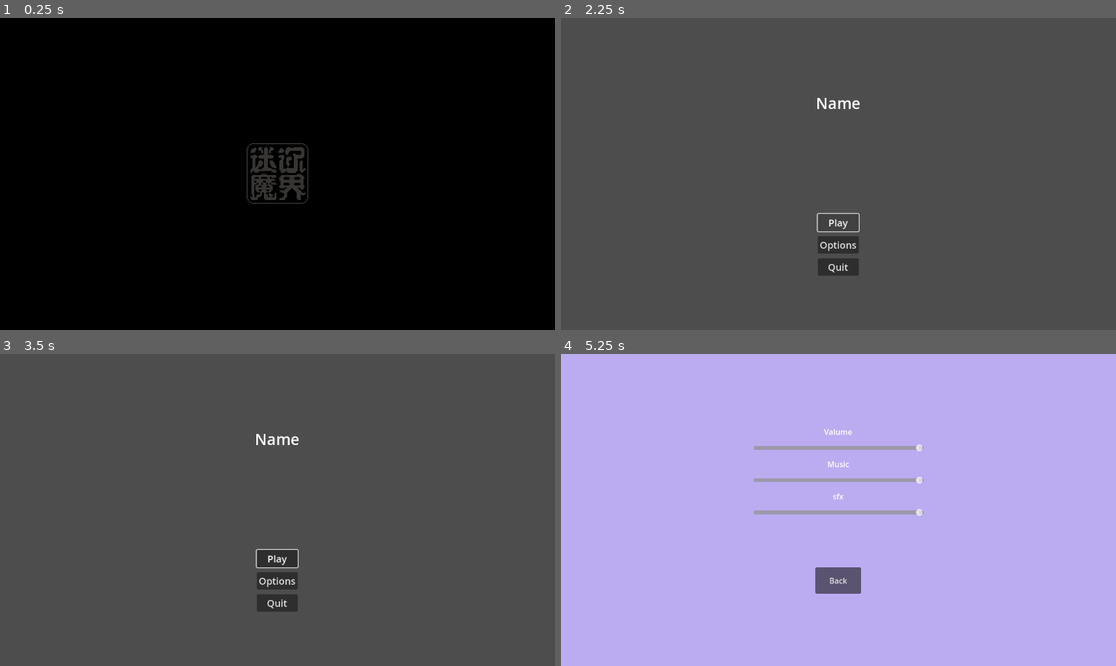
Above: before the commit, frames 1-4 (two rows, left to right).
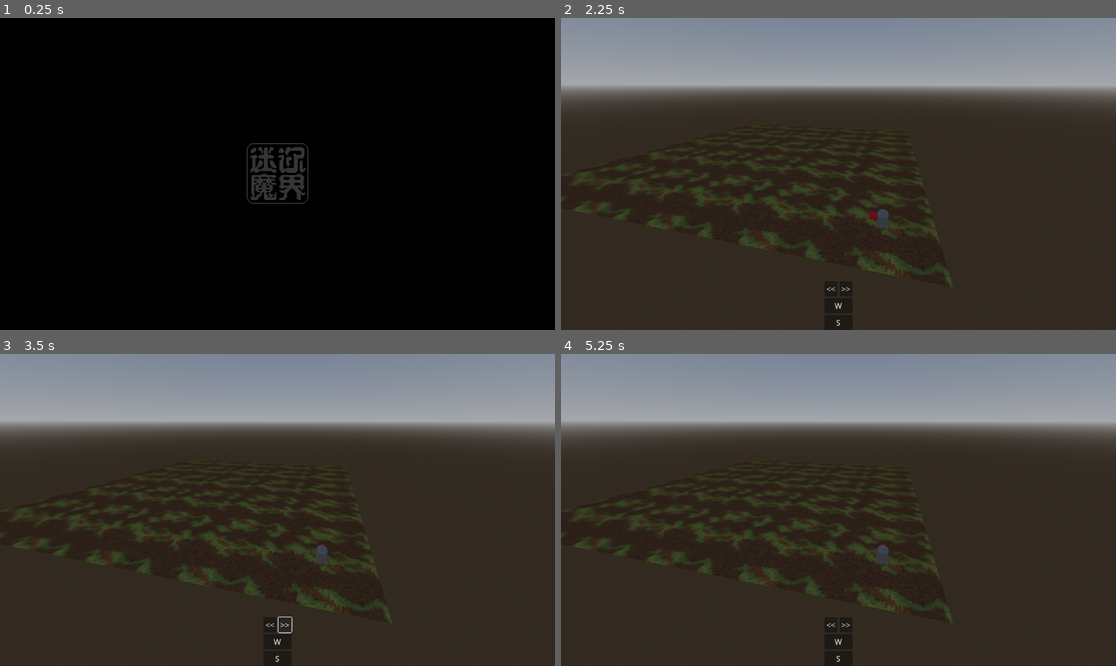
Above: after the commit, the same moments.

Repository: vinelin/godot-Booom
Game: Godot game, scene res://scenes/level/level_1/level_1.tscn
Same seed, same stepped clock (60 frames per second), same inputs: the game is played once before the commit and once after it. Before the commit the project starts from res://globals/transitions/scene_transition.tscn.
Inputs (mouse positions are in pixels of both pictures, inside the frame that each line leads up to):
- Up to frame 1 (0.25 s): no input
- Up to frame 2 (2.25 s): click (832, 289) at 0.5 s, where only the run after the commit has a clickable "<<"; click "Play" at 1.25 s; click "Play" at 2 s
- Up to frame 3 (3.5 s): click (283, 625) at 2.75 s, where only the run after the commit has a clickable ">>"
- Up to frame 4 (5.25 s): click (838, 641) at 3.5 s, where only the run after the commit has a clickable "W"; click (838, 659) at 4.25 s, where only the run after the commit has a clickable "S"; click (838, 581) at 5 s, where only the run before the commit has a clickable "Options"

The runs differ from the first frame. In frame 2, 96% of the frame differs, in the area x 0-100%, y 0-100%; in frame 3, 96%; in frame 4, 100%.

Commit message:
[feat] Basic tiles generation and player movement.

Diff:
--- /dev/null
+++ b/Project_1/CharacterBody3D.gd
@@ -0,0 +1,31 @@
+extends CharacterBody3D
+
+
+const SPEED = 5.0
+const JUMP_VELOCITY = 4.5
+
+# Get the gravity from the project settings to be synced with RigidBody nodes.
+var gravity = ProjectSettings.get_setting("physics/3d/default_gravity")
+
+
+func _physics_process(delta):
+	# Add the gravity.
+	if not is_on_floor():
+		velocity.y -= gravity * delta
+
+	# Handle jump.
+	if Input.is_action_just_pressed("ui_accept") and is_on_floor():
+		velocity.y = JUMP_VELOCITY
+
+	# Get the input direction and handle the movement/deceleration.
+	# As good practice, you should replace UI actions with custom gameplay actions.
+	var input_dir = Input.get_vector("ui_left", "ui_right", "ui_up", "ui_down")
+	var direction = (transform.basis * Vector3(input_dir.x, 0, input_dir.y)).normalized()
+	if direction:
+		velocity.x = direction.x * SPEED
+		velocity.z = direction.z * SPEED
+	else:
+		velocity.x = move_toward(velocity.x, 0, SPEED)
+		velocity.z = move_toward(velocity.z, 0, SPEED)
+
+	move_and_slide()
--- /dev/null
+++ b/Project_1/entities/environment/floor/floor.tscn
@@ -0,0 +1,12 @@
+[gd_scene load_steps=3 format=3 uid="uid://ch5p3jyloybup"]
+
+[ext_resource type="Texture2D" uid="uid://dgh1fpgfwc5yn" path="res://entities/environment/floor/temp_1.jpg" id="1_n2dl2"]
+
+[sub_resource type="StandardMaterial3D" id="StandardMaterial3D_qv636"]
+albedo_texture = ExtResource("1_n2dl2")
+
+[node name="floor" type="CSGBox3D"]
+transform = Transform3D(1, 0, 0, 0, 1, 0, 0, 0, 1, 0, -1.6, 0)
+material_override = SubResource("StandardMaterial3D_qv636")
+use_collision = true
+size = Vector3(10, 0.002, 10)
--- /dev/null
+++ b/Project_1/entities/environment/wall_test/wall_test.tscn
@@ -0,0 +1,20 @@
+[gd_scene load_steps=5 format=3 uid="uid://dc6xclnxma74t"]
+
+[ext_resource type="Texture2D" uid="uid://dgh1fpgfwc5yn" path="res://entities/environment/floor/temp_1.jpg" id="1_13ai3"]
+
+[sub_resource type="BoxShape3D" id="BoxShape3D_5w7d0"]
+
+[sub_resource type="StandardMaterial3D" id="StandardMaterial3D_leyff"]
+albedo_texture = ExtResource("1_13ai3")
+
+[sub_resource type="BoxMesh" id="BoxMesh_4rc43"]
+
+[node name="wall_test" type="RigidBody3D"]
+
+[node name="CollisionShape3D" type="CollisionShape3D" parent="."]
+shape = SubResource("BoxShape3D_5w7d0")
+
+[node name="MeshInstance3D" type="MeshInstance3D" parent="."]
+transform = Transform3D(10, 0, 0, 0, 3, 0, 0, 0, 1, 0, 0, 0)
+material_override = SubResource("StandardMaterial3D_leyff")
+mesh = SubResource("BoxMesh_4rc43")
--- /dev/null
+++ b/Project_1/entities/player/player.gd
@@ -0,0 +1,67 @@
+extends CharacterBody3D
+
+const SPEED: float = 5.0
+const DIRECTION: Array = ["N", "E", "S", "W"]
+const DIR_VECTOR: Dictionary = {"N": Vector3(0, 0, -1),
+								"E": Vector3(1, 0, 0),
+								"S": Vector3(0, 0, 1),
+								"W": Vector3(-1, 0, 0)}
+
+@onready var is_moving: bool = false
+@onready var destination: Vector3 = self.position
+@onready var cur_pos: Vector3 = get_parent().player_pos
+@onready var cur_direction: String = DIRECTION[0]
+
+# Get the gravity from the project settings to be synced with RigidBody nodes.
+var gravity = ProjectSettings.get_setting("physics/3d/default_gravity")
+
+func _process(delta):
+	pass
+
+func _physics_process(delta):
+	# Add the gravity.
+	if not is_on_floor():
+		velocity.y -= gravity * delta
+
+	# Moving.
+	if is_moving and self.position != destination:
+		self.position = self.position.move_toward(destination, 1.0)
+	if self.position == destination:
+		is_moving = false
+
+	# TODO: Rotating.
+	move_and_slide()
+
+func _turn_direction(direction: int):
+	var _cur_index = DIRECTION.find(cur_direction)
+	if _cur_index + direction < 0:
+		cur_direction = DIRECTION[-1]
+	elif _cur_index + direction > len(DIRECTION) - 1:
+		cur_direction = DIRECTION[0]
+	else:
+		cur_direction = DIRECTION[_cur_index + direction]
+	print(cur_direction)
+
+func _on_btn_forward_pressed():
+	if not is_moving:
+		is_moving = true
+		destination = self.position + 5 * DIR_VECTOR[cur_direction]
+
+func _on_btn_backward_pressed():
+	if not is_moving:
+		is_moving = true
+		destination = self.position - 5 * DIR_VECTOR[cur_direction]
+
+func _on_btn_left_pressed():
+	if not is_moving:
+		is_moving = true
+		rotate_y(PI/2)
+		_turn_direction(-1)
+		# TODO: await and reset is_moving
+
+func _on_btn_right_pressed():
+	if not is_moving:
+		is_moving = true
+		rotate_y(-PI/2)
+		_turn_direction(1)
+		# TODO: await and reset is_moving
--- /dev/null
+++ b/Project_1/entities/player/player.tscn
@@ -0,0 +1,78 @@
+[gd_scene load_steps=6 format=3 uid="uid://dmdvyspy6prrm"]
+
+[ext_resource type="Script" path="res://entities/player/player.gd" id="1_8d4x2"]
+
+[sub_resource type="CapsuleShape3D" id="CapsuleShape3D_ih4k0"]
+
+[sub_resource type="CapsuleMesh" id="CapsuleMesh_25ila"]
+
+[sub_resource type="StandardMaterial3D" id="StandardMaterial3D_uxsxn"]
+albedo_color = Color(1, 0.12549, 0.172549, 1)
+
+[sub_resource type="BoxMesh" id="BoxMesh_pvf2p"]
+material = SubResource("StandardMaterial3D_uxsxn")
+size = Vector3(0.5, 0.5, 1)
+
+[node name="player" type="CharacterBody3D"]
+script = ExtResource("1_8d4x2")
+
+[node name="CollisionShape3D" type="CollisionShape3D" parent="."]
+shape = SubResource("CapsuleShape3D_ih4k0")
+
+[node name="MeshInstance3D" type="MeshInstance3D" parent="."]
+mesh = SubResource("CapsuleMesh_25ila")
+
+[node name="MeshInstance3D2" type="MeshInstance3D" parent="."]
+transform = Transform3D(1, 0, 0, 0, 1, 0, 0, 0, 1, 0, 0.281386, -0.612657)
+mesh = SubResource("BoxMesh_pvf2p")
+
+[node name="SubViewportContainer" type="SubViewportContainer" parent="."]
+anchors_preset = 15
+anchor_right = 1.0
+anchor_bottom = 1.0
+grow_horizontal = 2
+grow_vertical = 2
+stretch = true
+
+[node name="SubViewport" type="SubViewport" parent="SubViewportContainer"]
+transparent_bg = true
+handle_input_locally = false
+size = Vector2i(1152, 648)
+render_target_update_mode = 4
+
+[node name="VBoxContainer" type="VBoxContainer" parent="SubViewportContainer/SubViewport"]
+anchors_preset = 7
+anchor_left = 0.5
+anchor_top = 1.0
+anchor_right = 0.5
+anchor_bottom = 1.0
+offset_left = -29.0
+offset_top = -101.0
+offset_right = 29.0
+grow_horizontal = 2
+grow_vertical = 0
+size_flags_horizontal = 4
+
+[node name="HBoxContainer" type="HBoxContainer" parent="SubViewportContainer/SubViewport/VBoxContainer"]
+layout_mode = 2
+
+[node name="btn_left" type="Button" parent="SubViewportContainer/SubViewport/VBoxContainer/HBoxContainer"]
+layout_mode = 2
+text = "<<"
+
+[node name="btn_right" type="Button" parent="SubViewportContainer/SubViewport/VBoxContainer/HBoxContainer"]
+layout_mode = 2
+text = ">>"
+
+[node name="btn_forward" type="Button" parent="SubViewportContainer/SubViewport/VBoxContainer"]
+layout_mode = 2
+text = "W"
+
+[node name="btn_backward" type="Button" parent="SubViewportContainer/SubViewport/VBoxContainer"]
+layout_mode = 2
+text = "S"
+
+[connection signal="pressed" from="SubViewportContainer/SubViewport/VBoxContainer/HBoxContainer/btn_left" to="." method="_on_btn_left_pressed"]
+[connection signal="pressed" from="SubViewportContainer/SubViewport/VBoxContainer/HBoxContainer/btn_right" to="." method="_on_btn_right_pressed"]
+[connection signal="pressed" from="SubViewportContainer/SubViewport/VBoxContainer/btn_forward" to="." method="_on_btn_forward_pressed"]
+[connection signal="pressed" from="SubViewportContainer/SubViewport/VBoxContainer/btn_backward" to="." method="_on_btn_backward_pressed"]
--- /dev/null
+++ b/Project_1/globals/move_panel/move_panel.gd
@@ -0,0 +1,15 @@
+extends Control
+
+
+# Called when the node enters the scene tree for the first time.
+func _ready():
+	pass # Replace with function body.
+
+
+# Called every frame. 'delta' is the elapsed time since the previous frame.
+func _process(delta):
+	pass
+
+
+func _on_btn_forward_pressed():
+	pass
--- /dev/null
+++ b/Project_1/globals/move_panel/move_panel.tscn
@@ -0,0 +1,12 @@
+[gd_scene load_steps=2 format=3 uid="uid://cw3uxna5vekh0"]
+
+[ext_resource type="Script" path="res://globals/move_panel/move_panel.gd" id="1_n8ylm"]
+
+[node name="move_panel" type="CanvasLayer"]
+script = ExtResource("1_n8ylm")
+
+[node name="btn_forward" type="Button" parent="."]
+offset_right = 8.0
+offset_bottom = 8.0
+
+[connection signal="pressed" from="btn_forward" to="." method="_on_btn_forward_pressed"]
--- a/Project_1/project.godot
+++ b/Project_1/project.godot
@@ -11,7 +11,7 @@
 [application]
 
 config/name="Project 1"
-run/main_scene="res://globals/transitions/scene_transition.tscn"
+run/main_scene="res://scenes/level/level_1/level_1.tscn"
 config/features=PackedStringArray("4.2", "Forward Plus")
 config/icon="res://icon.svg"
 
--- a/Project_1/scenes/gui/main_menu/main_menu.gd
+++ b/Project_1/scenes/gui/main_menu/main_menu.gd
@@ -15,6 +15,7 @@
 
 func _on_btn_play_pressed():
 	sfx_pressed.play()
+	get_tree().change_scene_to_file("res://scenes/level/level_1/level_1.tscn")
 
 func _on_btn_options_pressed():
 	sfx_pressed.play()
--- /dev/null
+++ b/Project_1/scenes/level/level_1/level_1.gd
@@ -0,0 +1,25 @@
+extends Node3D
+
+@onready var player_pos: Vector3 = Vector3(0, 0, 0)
+@onready var map: Array = [0, 0, 0, 0, 0]
+
+func _ready():
+	# Set the map matrix. Width then Height.
+	for x in range(len(map)):
+		map[x]=[0, 0, 0, 0, 0]
+		for y in range(len(map[x])):
+			map[x][y]=0
+	print(map)
+
+	# Instantiate floors
+	for x in range(len(map)):
+		for y in range(len(map[x])):
+			if map[x][y] == 0:
+				_add_floor(player_pos + Vector3(x * 10, 0, y * -10), "floor.tscn")
+	#for _i in self.get_children():
+		#print(_i)
+
+func _add_floor(pos: Vector3, type: String):
+	var floor = load("res://entities/environment/floor/" + type).instantiate()
+	floor.position = pos
+	self.add_child(floor)
--- /dev/null
+++ b/Project_1/scenes/level/level_1/level_1.tscn
@@ -0,0 +1,25 @@
+[gd_scene load_steps=6 format=3 uid="uid://c1mpy5lsi3mde"]
+
+[ext_resource type="Script" path="res://scenes/level/level_1/level_1.gd" id="1_56ln1"]
+[ext_resource type="PackedScene" uid="uid://dmdvyspy6prrm" path="res://entities/player/player.tscn" id="1_67t1i"]
+
+[sub_resource type="ProceduralSkyMaterial" id="ProceduralSkyMaterial_p06cv"]
+
+[sub_resource type="Sky" id="Sky_ta0we"]
+sky_material = SubResource("ProceduralSkyMaterial_p06cv")
+
+[sub_resource type="Environment" id="Environment_5wb3e"]
+background_mode = 2
+sky = SubResource("Sky_ta0we")
+
+[node name="level_1" type="Node3D"]
+script = ExtResource("1_56ln1")
+
+[node name="player" parent="." instance=ExtResource("1_67t1i")]
+transform = Transform3D(1, 0, 0, 0, 1, 0, 0, 0, 1, 0, 0.5, 0)
+
+[node name="WorldEnvironment" type="WorldEnvironment" parent="."]
+environment = SubResource("Environment_5wb3e")
+
+[node name="Camera3D" type="Camera3D" parent="."]
+transform = Transform3D(0.241887, 0.388946, -0.888939, 0.00146826, 0.915996, 0.401184, 0.970303, -0.0983462, 0.220996, -15.5234, 11.885, 0.0165192)
Binary file added: Project_1/entities/environment/floor/temp_1.jpg
Not shown, added: Project_1/entities/environment/floor/temp_1.jpg.import
Not shown: 1 places in Project_1/scenes/gui/main_menu/main_menu.tscn that only renumber resources
Not shown, added: Project_1/scenes/level/level_1/lev15C2.tmp
Not shown, added: Project_1/scenes/level/level_1/lev2755.tmp
Not shown, added: Project_1/scenes/level/level_1/lev9D26.tmp
